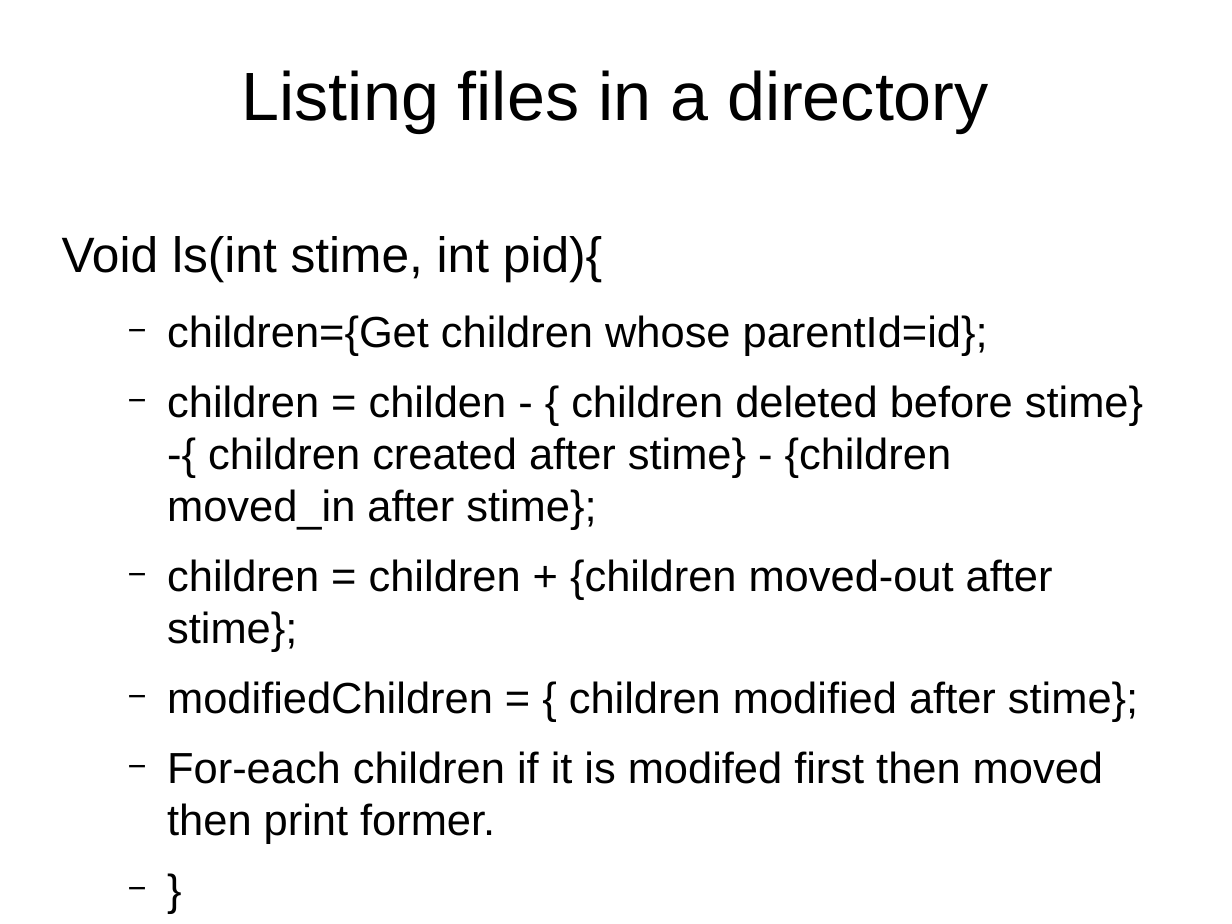
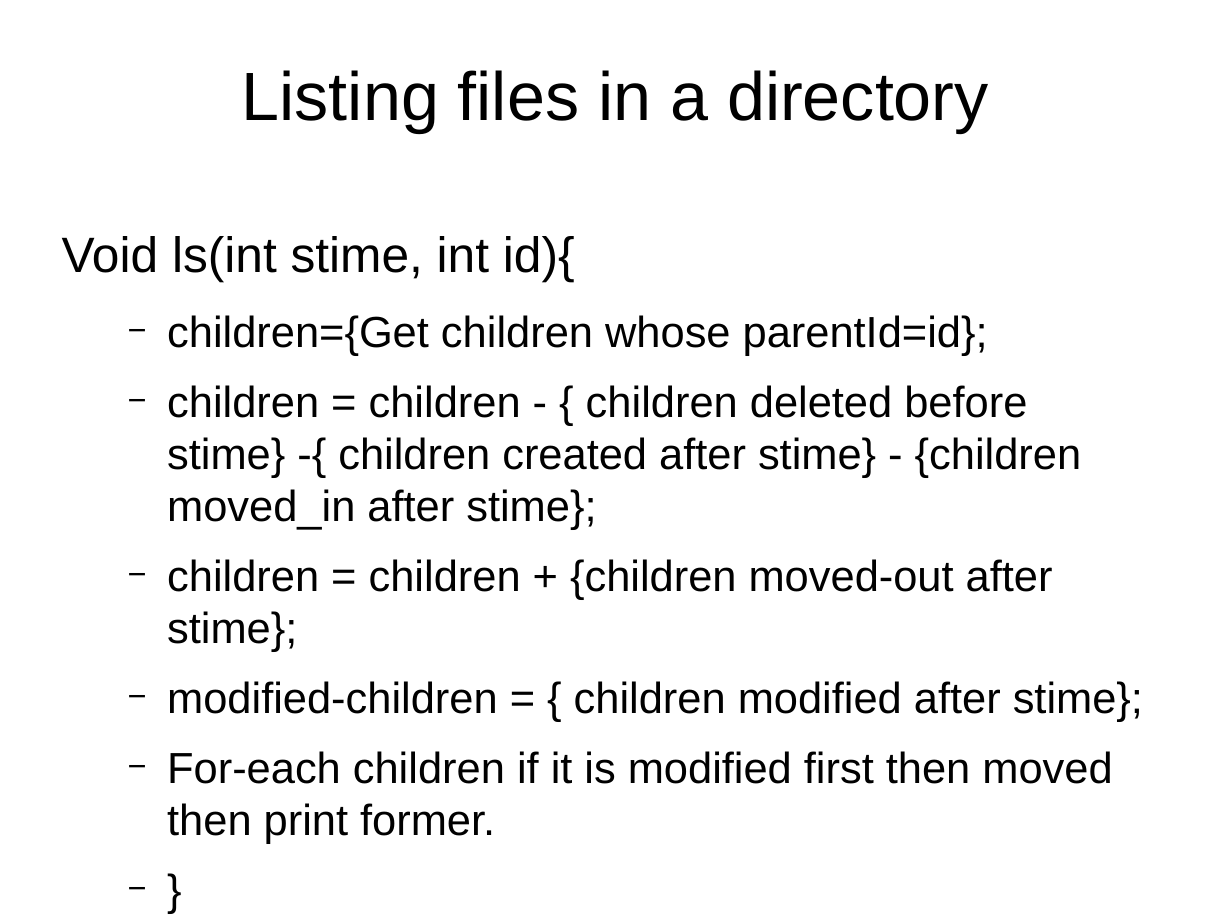
Before and after one commit to pushparajxa/Thesis-Presentation, a slide deck: slide 19 of Final_Presentation.odp (slide 27 before the commit). Drawn at 1232x924 pixels with LibreOffice and Linux fonts; fonts in the diff are those of the drawing. Boxes give left, top, right and bottom in pixels: in the first picture for what was removed or moved away, otherwise in the second. Text is boxed around its words. In the diff, an @@ line names an element or a change of style, - is before the commit and + after.

Commit message:
New Presentation

```diff
--- a/Final_Presentation.odp
+++ b/Final_Presentation.odp
@@ text at <box>62,236,575,281</box>: text changed @@
-Void ls(int stime, int pid){
+Void ls(int stime, int id){
@@ text at <box>167,385,1081,530</box>: text changed @@
-  − children = childen - { children deleted before stime} -{ children created after stime} - {children moved_in after stime};
+  − children = children - { children deleted before stime} -{ children created after stime} - {children moved_in after stime};
@@ text at <box>167,681,1143,844</box>: text changed @@
-  − modifiedChildren = { children modified after stime};
-  − For-each children if it is modifed first then moved then print former.
+  − modified-children = { children modified after stime};
+  − For-each children if it is modified first then moved then print former.
```
Also in this commit, not shown: 16 other slides changed, 5 slides added, 22 slides removed, 5 other files.
